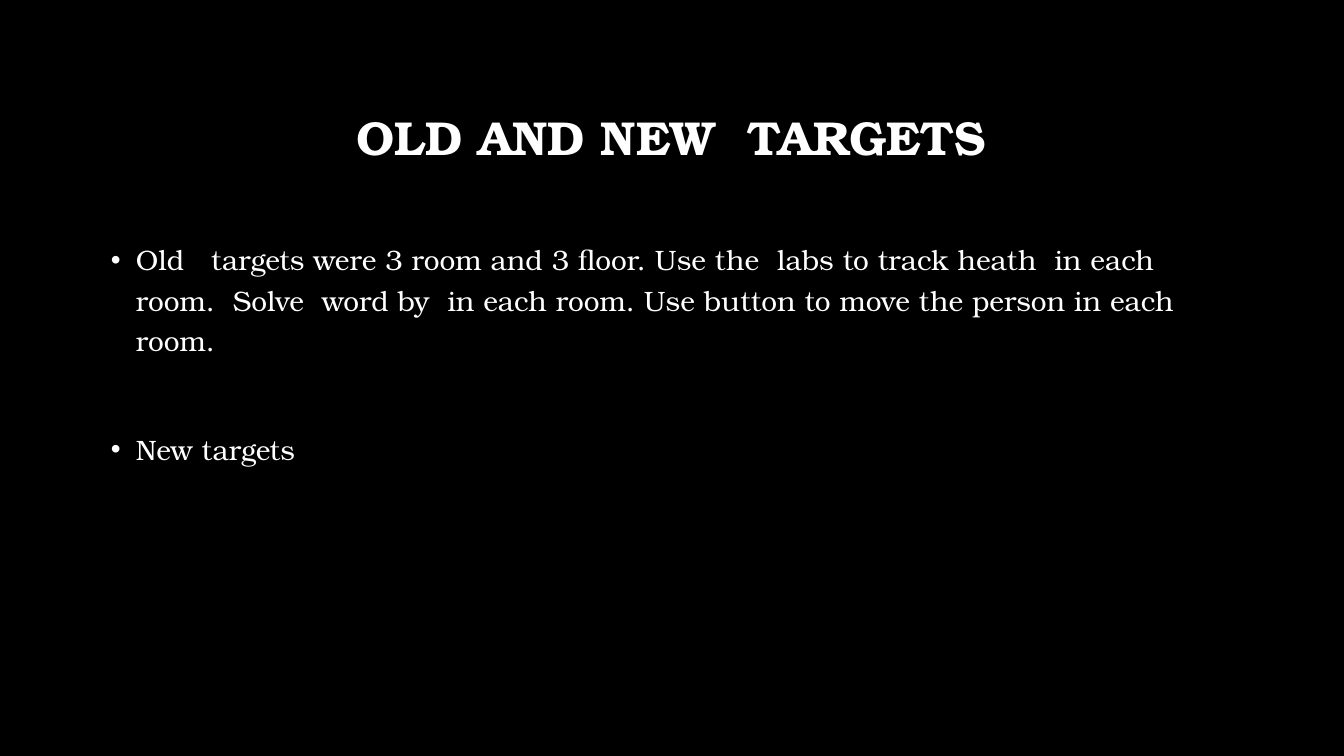
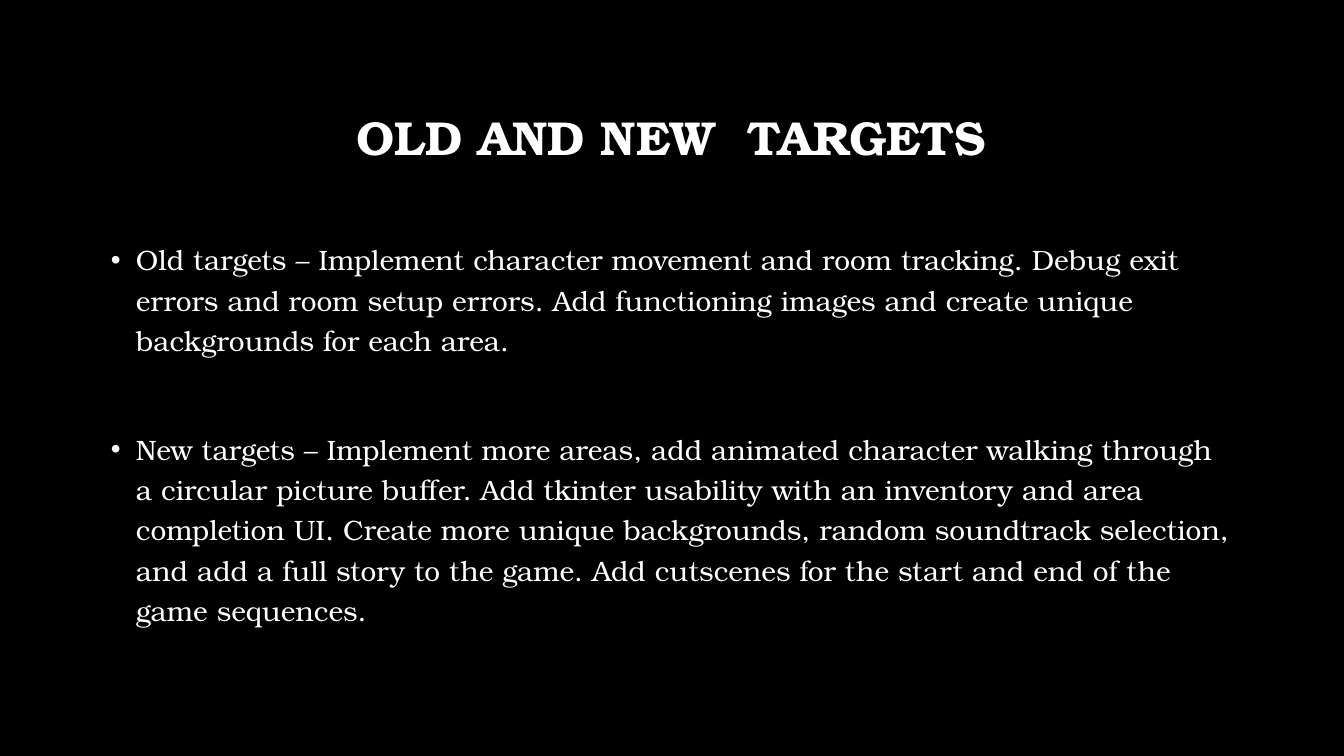
Before and after one commit to jacobryans/Final-Pi-Project, a slide deck: slide 7 of Raspberry Pi Final Project.pptx (slide 8 before the commit). Drawn at 1344x756 pixels with LibreOffice and Linux fonts; fonts in the diff are those of the drawing; background and template pictures are left out. Boxes give left, top, right and bottom in pixels: in the first picture for what was removed or moved away, otherwise in the second. Text is boxed around its words. In the diff, an @@ line names an element or a change of style, - is before the commit and + after.

```diff
--- a/Raspberry Pi Final Project.pptx
+++ b/Raspberry Pi Final Project.pptx
@@ text at [136,250,1229,627]: text changed @@
-• Old targets were 3 room and 3 floor. Use the labs to track heath in each room. Solve word by in each room. Use button to move the person in each room.
-• New targets
+• Old targets – Implement character movement and room tracking. Debug exit errors and room setup errors. Add functioning images and create unique backgrounds for each area.
+• New targets – Implement more areas, add animated character walking through a circular picture buffer. Add tkinter usability with an inventory and area completion UI. Create more unique backgrounds, random soundtrack selection, and add a full story to the game. Add cutscenes for the start and end of the game sequences.
```
Also in this commit, not shown: 5 other slides changed, 2 slides added, 3 slides removed, 2 other files.
